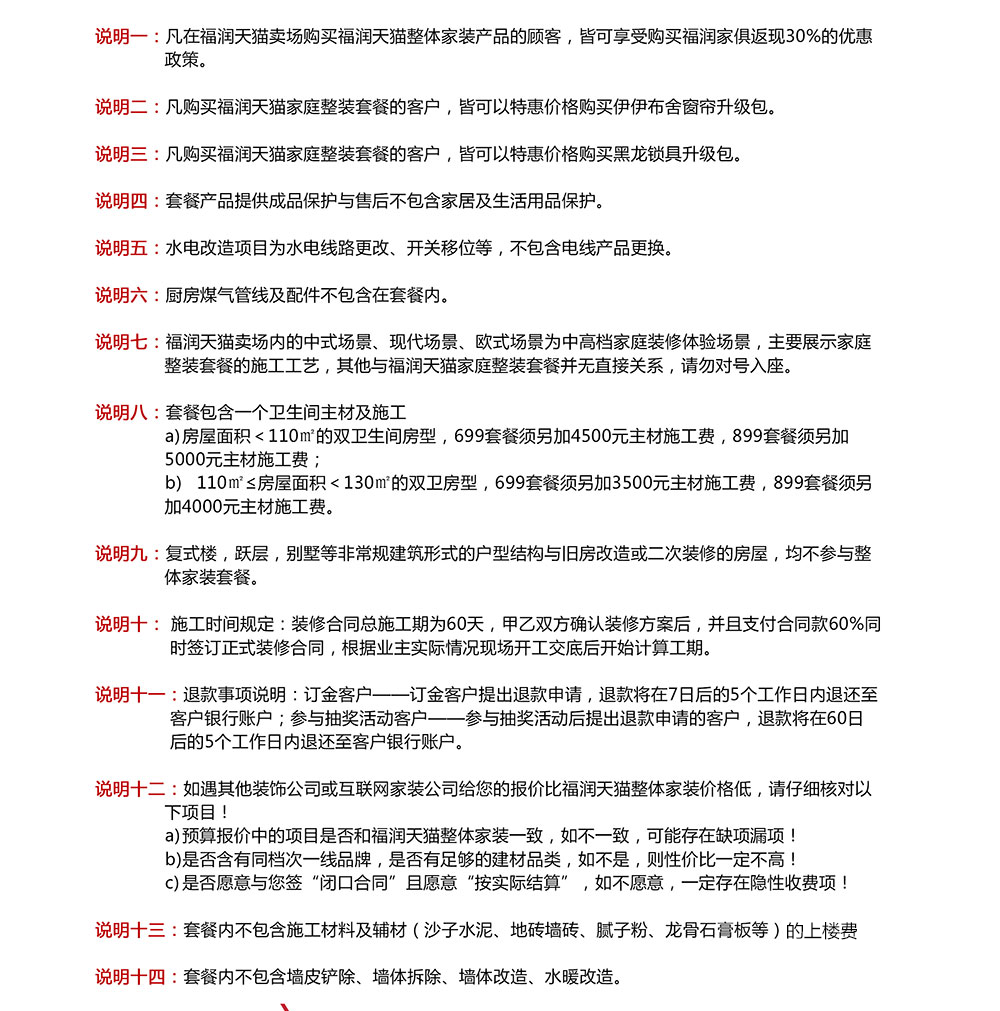
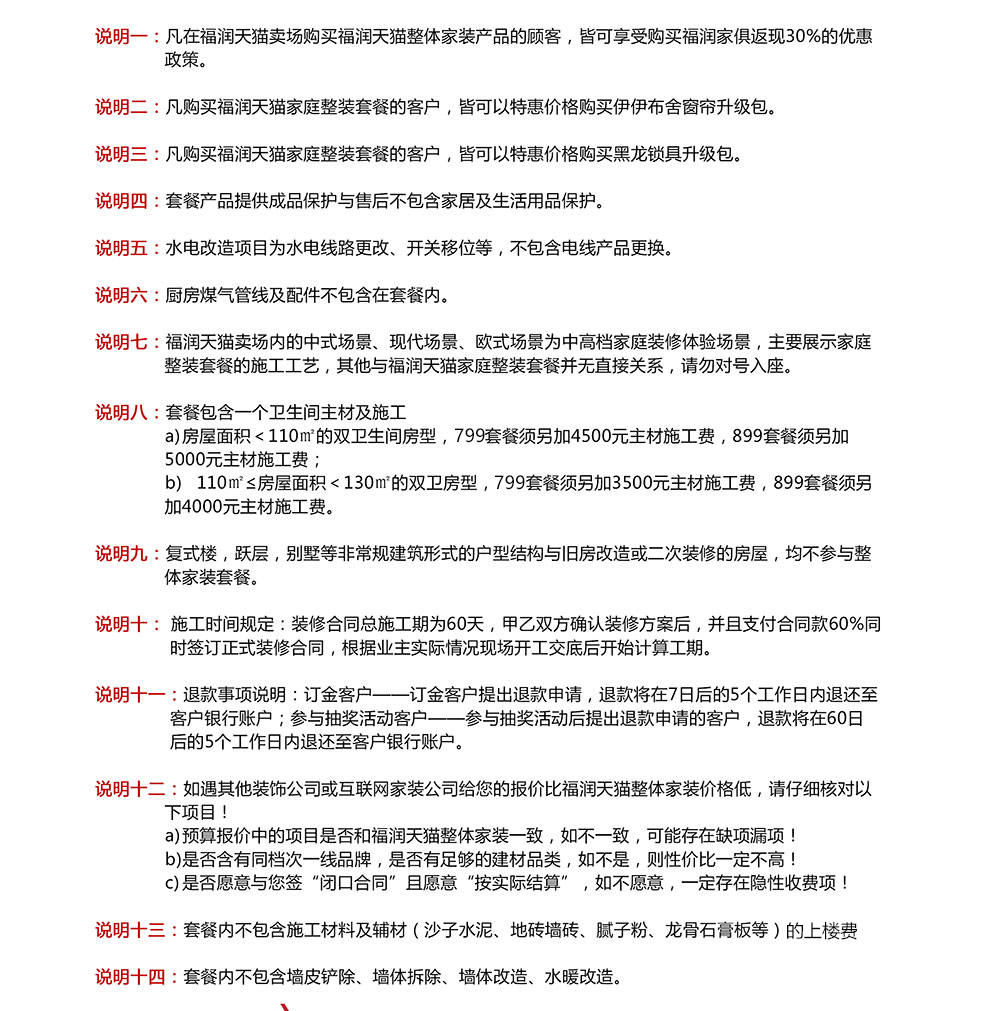
Layer changes from the first 1000×1011 image to the second:
added layer "799" above "799 拷贝" over [455,428,485,443]
added layer "799 拷贝" above "背景" over [495,475,525,490]
painted on "背景" over [450,424,526,491]
